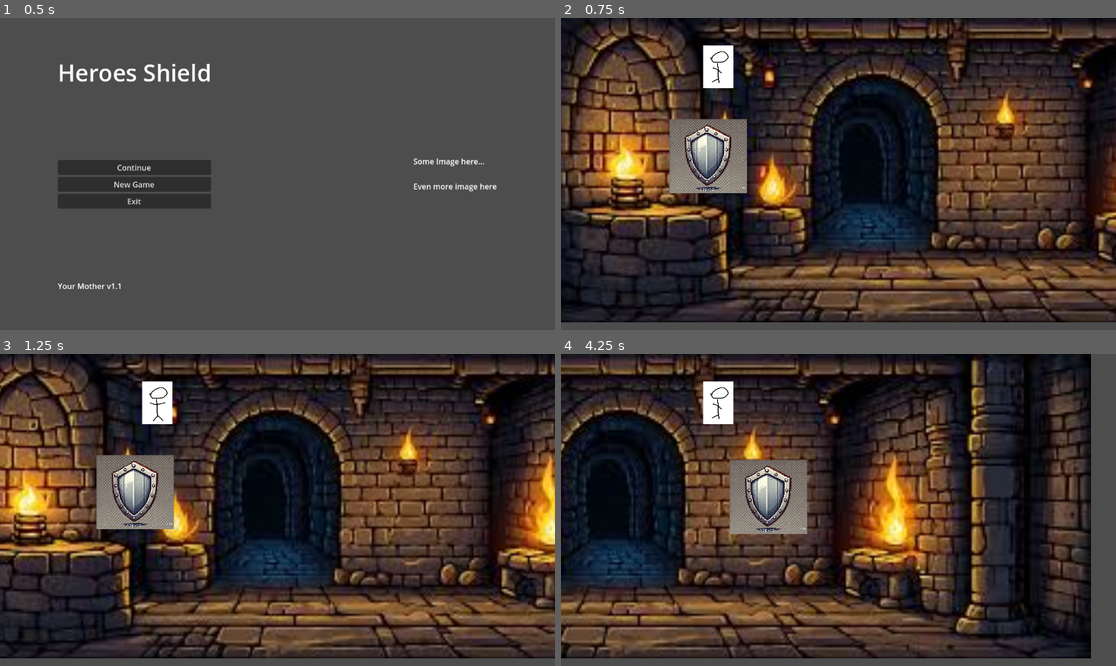
Above: before the commit, frames 1-4 (two rows, left to right).
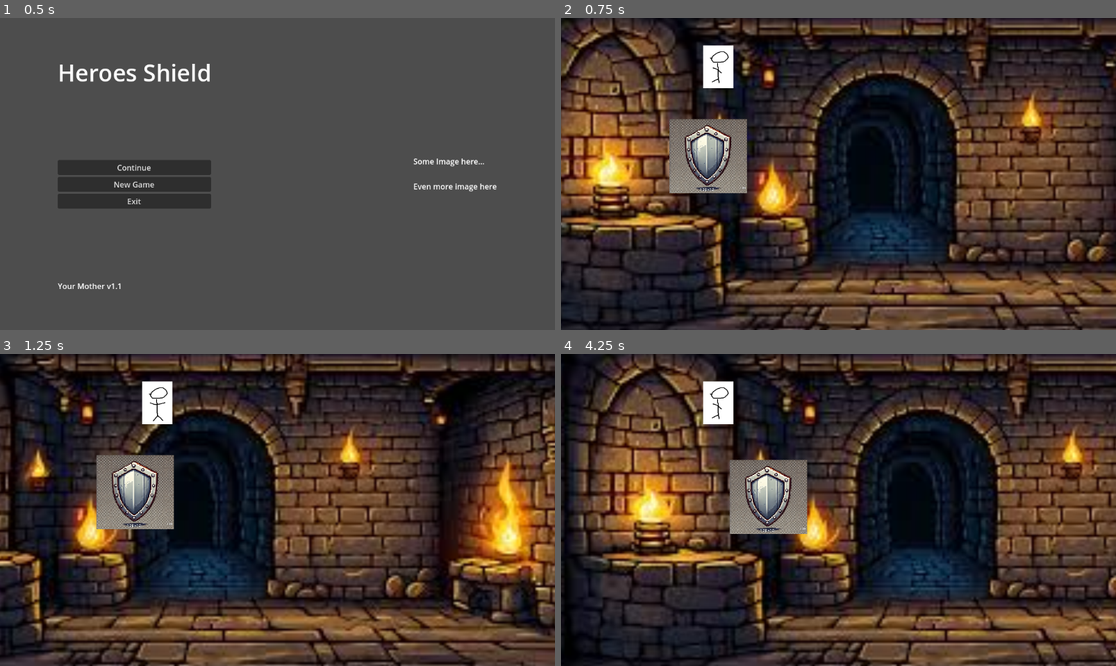
Above: after the commit, the same moments.

Repository: Cookie-Tin-Studios/Heroes-Shield
Game: Godot game, scene res://scenes/menu/main_menu.tscn
The game is run twice, just before and just after one commit, with the same random seed, the same clock (stepped at 60 frames per second) and the same inputs.
Inputs:
- Up to frame 1 (0.5 s): no input
- Up to frame 2 (0.75 s): click "New Game" at 0.5 s
- Up to frame 3 (1.25 s): no input
- Up to frame 4 (4.25 s): hold Right (ui_right) 1.28-2.03 s; hold Down (ui_down) 2.03-2.78 s; hold Right (ui_right) 2.78-3.53 s; hold Up (ui_up) from 3.53 s (still down)

Frame 1 is identical in both runs. In frame 2, 53% of the frame differs, in the area x 0-100%, y 0-100%; in frame 3, 68%; in frame 4, 77%.

Commit message:
kinda fix the background

Diff:
--- a/scenes/background.tscn
+++ b/scenes/background.tscn
@@ -6,7 +6,6 @@
 
 [node name="ParallaxLayer" type="ParallaxLayer" parent="."]
 position = Vector2(1, 0)
-scale = Vector2(3, 3)
 motion_mirroring = Vector2(367, 0)
 
 [node name="Sprite2D" type="Sprite2D" parent="ParallaxLayer"]
--- a/scenes/main.tscn
+++ b/scenes/main.tscn
@@ -31,8 +31,8 @@
 zoom = Vector2(0.5, 0.5)
 
 [node name="Background" parent="Idiot_hero/Camera2D" instance=ExtResource("3_3s816")]
-scale = Vector2(3, 3.1)
-transform = Transform2D(3, 0, 0, 3.1, 0, 0)
+scale = Vector2(10, 10)
+transform = Transform2D(10, 0, 0, 10, 0, 0)
 
 [node name="Shield" parent="." instance=ExtResource("2_w3671")]
 position = Vector2(629, 578)
Not shown: 1 places in scenes/main.tscn that only renumber resources
